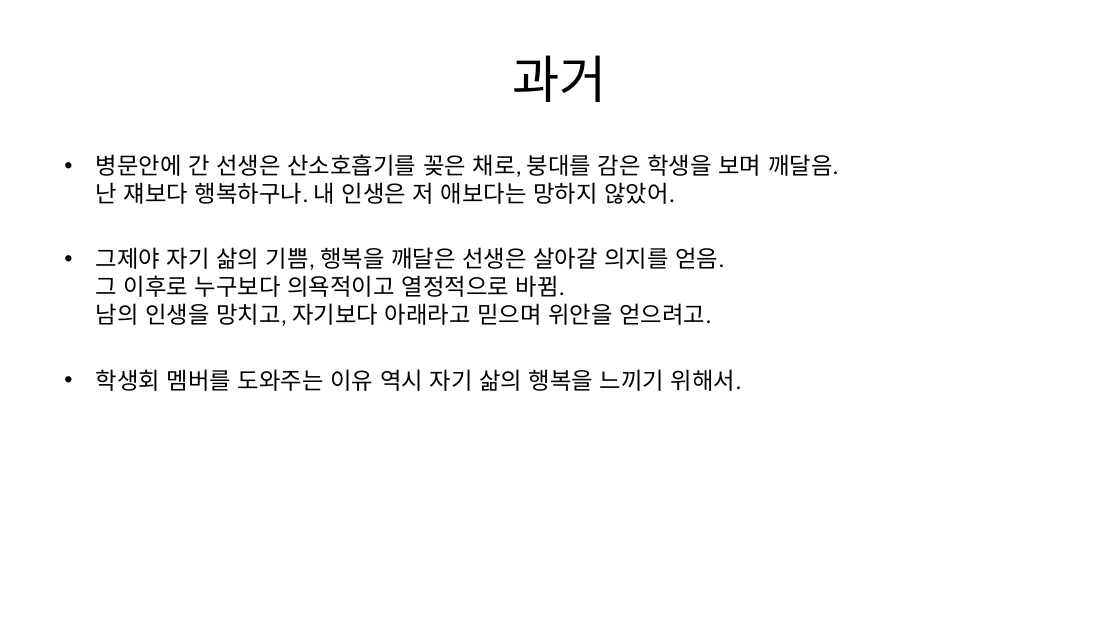
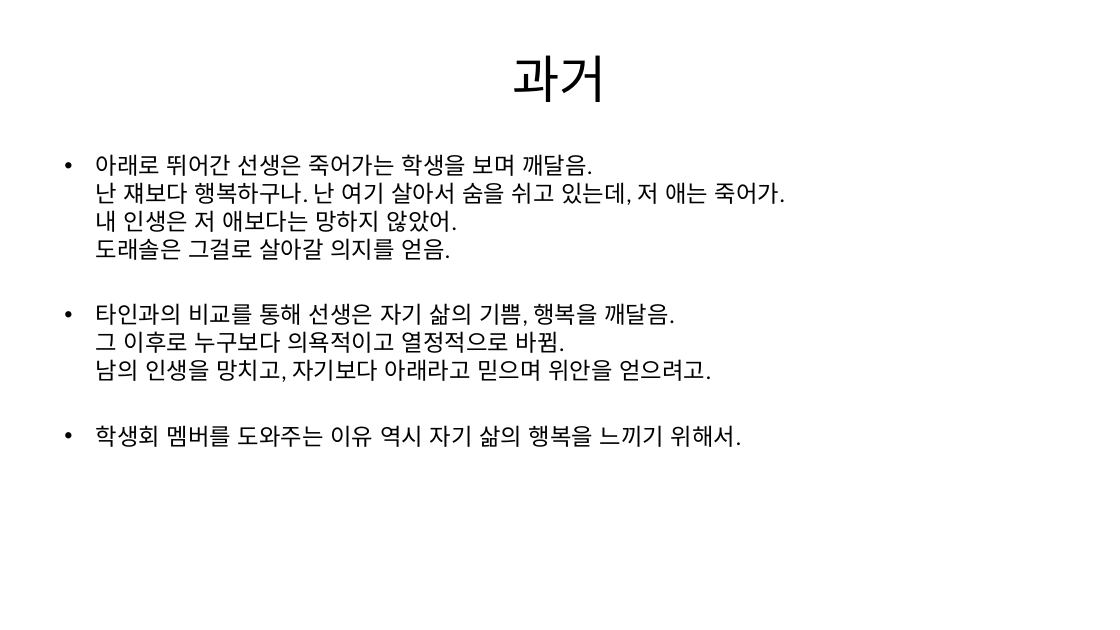
Before and after one commit to 223tt/Last-Night, a slide deck: slide 13 of 시나리오/캐릭터 컨셉/캐릭터 설정/도래솔 설정 ver 1.pptx. Drawn at 1120x630 pixels with LibreOffice and Linux fonts; fonts in the diff are those of the drawing. Boxes give left, top, right and bottom in pixels: in the first picture for what was removed or moved away, otherwise in the second. Text is boxed around its words. In the diff, an @@ line names an element or a change of style, - is before the commit and + after.

```diff
--- a/시나리오/캐릭터 컨셉/캐릭터 설정/도래솔 설정 ver 1.pptx
+++ b/시나리오/캐릭터 컨셉/캐릭터 설정/도래솔 설정 ver 1.pptx
@@ text at (x1=96, y1=154, x2=785, y2=382): text changed @@
-• 병문안에 간 선생은 산소호흡기를 꽂은 채로, 붕대를 감은 학생을 보며 깨달음.
-  난 쟤보다 행복하구나. 내 인생은 저 애보다는 망하지 않았어.
-• 그제야 자기 삶의 기쁨, 행복을 깨달은 선생은 살아갈 의지를 얻음.
-  그 이후로 누구보다 의욕적이고 열정적으로 바뀜.
-  남의 인생을 망치고, 자기보다 아래라고 믿으며 위안을 얻으려고.
+• 아래로 뛰어간 선생은 죽어가는 학생을 보며 깨달음.
+  난 쟤보다 행복하구나. 난 여기 살아서 숨을 쉬고 있는데, 저 애는 죽어가.
+  내 인생은 저 애보다는 망하지 않았어.
+  도래솔은 그걸로 살아갈 의지를 얻음.
+• 타인과의 비교를 통해 선생은 자기 삶의 기쁨, 행복을 깨달음.
+  그 이후로 누구보다 의욕적이고 열정적으로 바뀜.
+  남의 인생을 망치고, 자기보다 아래라고 믿으며 위안을 얻으려고.
```
Also in this commit, not shown: 1 other slide changed, 9 other files.
